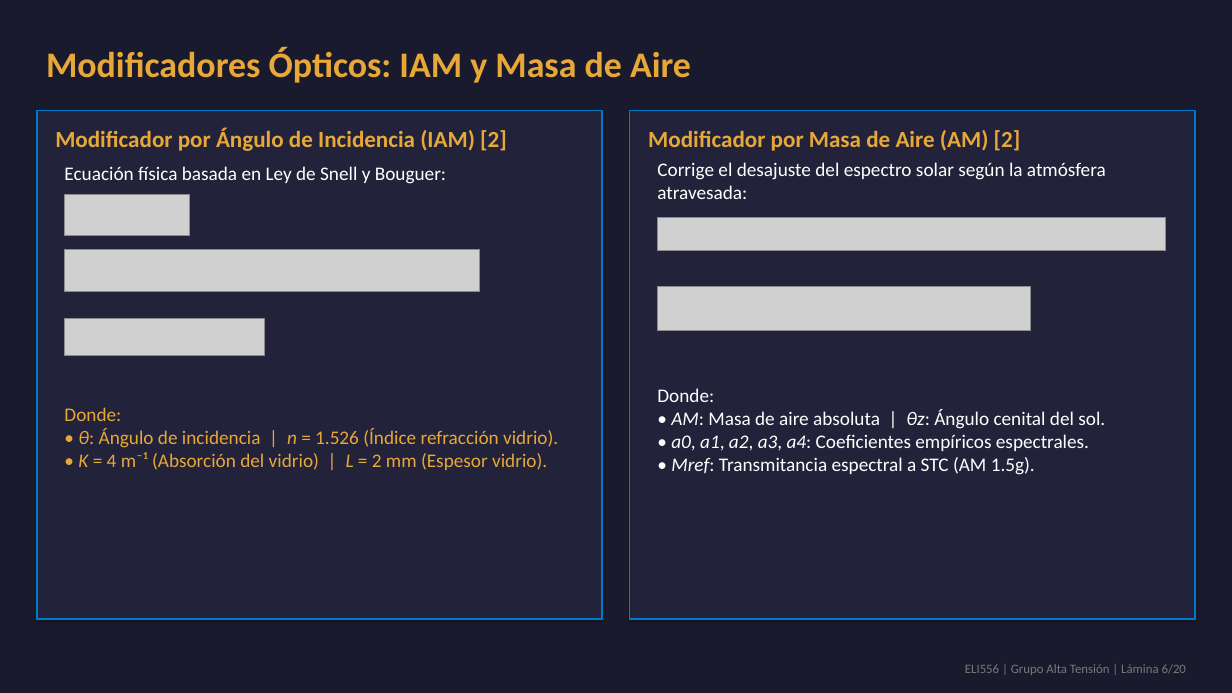
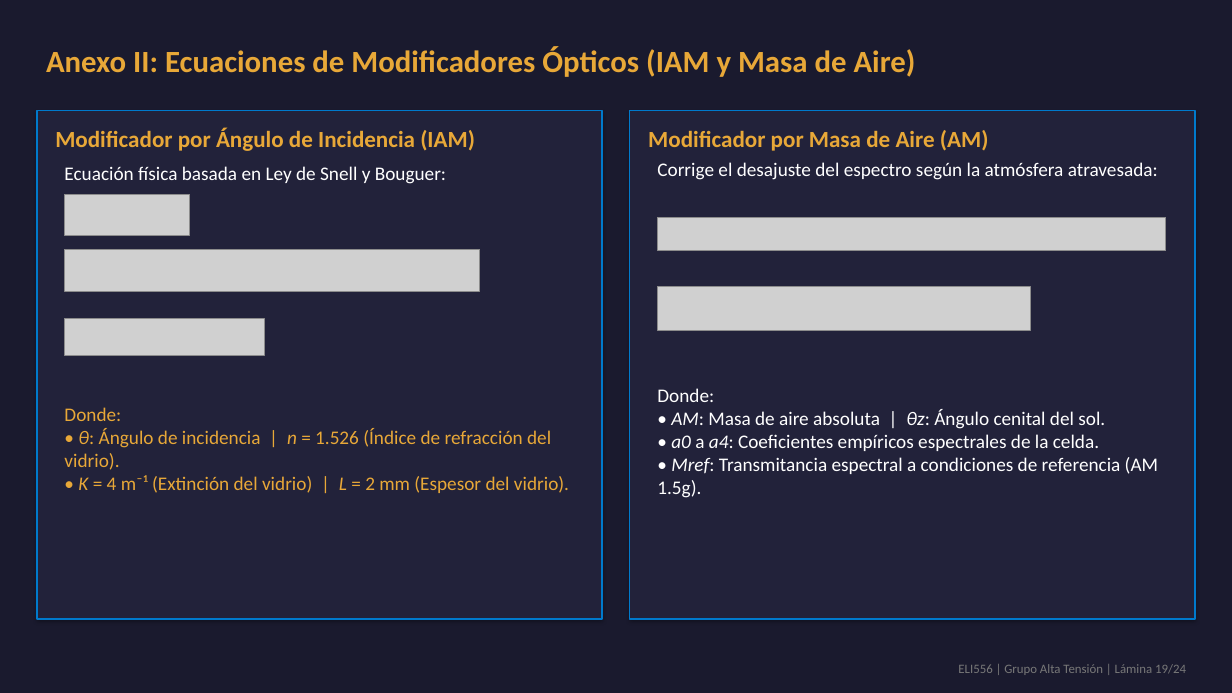
Before and after one commit to theChosen16/t2-paneles, a slide deck: slide 19 of output/Presentacion_Final_ELI556_Atacama.pptx (slide 6 before the commit). Drawn at 1232x693 pixels with LibreOffice and Linux fonts; fonts in the diff are those of the drawing; grey boxes stand for pictures. Boxes give left, top, right and bottom in pixels: in the first picture for what was removed or moved away, otherwise in the second. Text is boxed around its words. In the diff, an @@ line names an element or a change of style, - is before the commit and + after.

```diff
--- a/output/Presentacion_Final_ELI556_Atacama.pptx
+++ b/output/Presentacion_Final_ELI556_Atacama.pptx
@@ text at (46, 46, 916, 77): text changed; size 28 to 24 pt @@
-Modificadores Ópticos: IAM y Masa de Aire
+Anexo II: Ecuaciones de Modificadores Ópticos (IAM y Masa de Aire)
@@ text at (55, 128, 475, 151): text changed @@
-Modificador por Ángulo de Incidencia (IAM) [2]
+Modificador por Ángulo de Incidencia (IAM)
@@ text at (648, 130, 989, 151): text changed @@
-Modificador por Masa de Aire (AM) [2]
+Modificador por Masa de Aire (AM)
@@ text at (657, 162, 1158, 180): text changed @@
-Corrige el desajuste del espectro solar según la atmósfera atravesada:
+Corrige el desajuste del espectro según la atmósfera atravesada:
@@ text at (64, 428, 569, 493): text changed @@
-• θ: Ángulo de incidencia | n = 1.526 (Índice refracción vidrio).
-• K = 4 m⁻¹ (Absorción del vidrio) | L = 2 mm (Espesor vidrio).
+• θ: Ángulo de incidencia | n = 1.526 (Índice de refracción del vidrio).
+• K = 4 m⁻¹ (Extinción del vidrio) | L = 2 mm (Espesor del vidrio).
@@ text at (657, 434, 1158, 498): text changed @@
-• a0, a1, a2, a3, a4: Coeficientes empíricos espectrales.
-• Mref: Transmitancia espectral a STC (AM 1.5g).
+• a0 a a4: Coeficientes empíricos espectrales de la celda.
+• Mref: Transmitancia espectral a condiciones de referencia (AM 1.5g).
@@ text at (958, 664, 1186, 675): text changed @@
-ELI556 | Grupo Alta Tensión | Lámina 6/20
+ELI556 | Grupo Alta Tensión | Lámina 19/24
```
Also in this commit, not shown: 16 other slides changed, 7 slides added, 3 slides removed, 29 other files.
